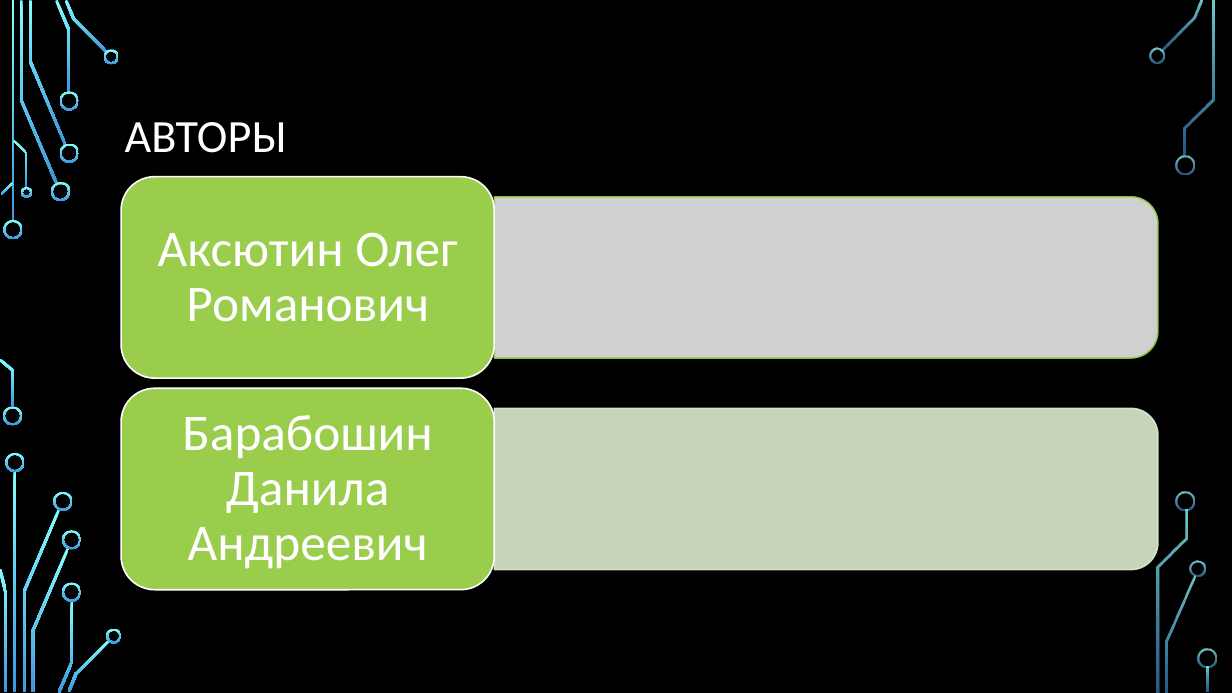
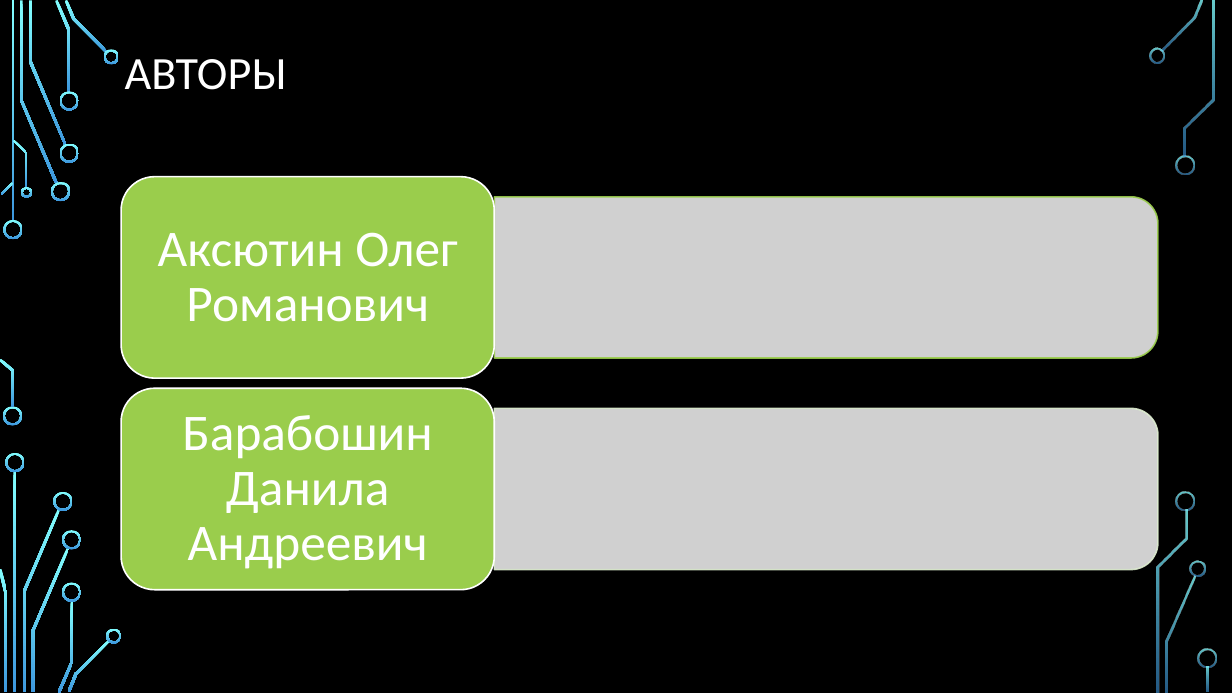
Before and after one commit to Peeperocka/Untitled-hexagon-game, a slide deck: slide 2 of data/docs/Презентация.pptx. Drawn at 1232x693 pixels with LibreOffice and Linux fonts; fonts in the diff are those of the drawing; grey boxes stand for pictures; background and template pictures are left out. Boxes give left, top, right and bottom in pixels: in the first picture for what was removed or moved away, otherwise in the second. Text is boxed around its words. In the diff, an @@ line names an element or a change of style, - is before the commit and + after.

```diff
--- a/data/docs/Презентация.pptx
+++ b/data/docs/Презентация.pptx
@@ title "АВТОРЫ": place and size @@
-title "АВТОРЫ" at [125, 122, 287, 153]
+title "АВТОРЫ" at [125, 59, 287, 90]
@@ round same rect removed at [494, 409, 1158, 569] @@
@@ picture added at [494, 409, 1158, 569] @@
```
Also in this commit, not shown: 1 other slide changed, 5 slides added, 3 slides removed, 1 other file.
